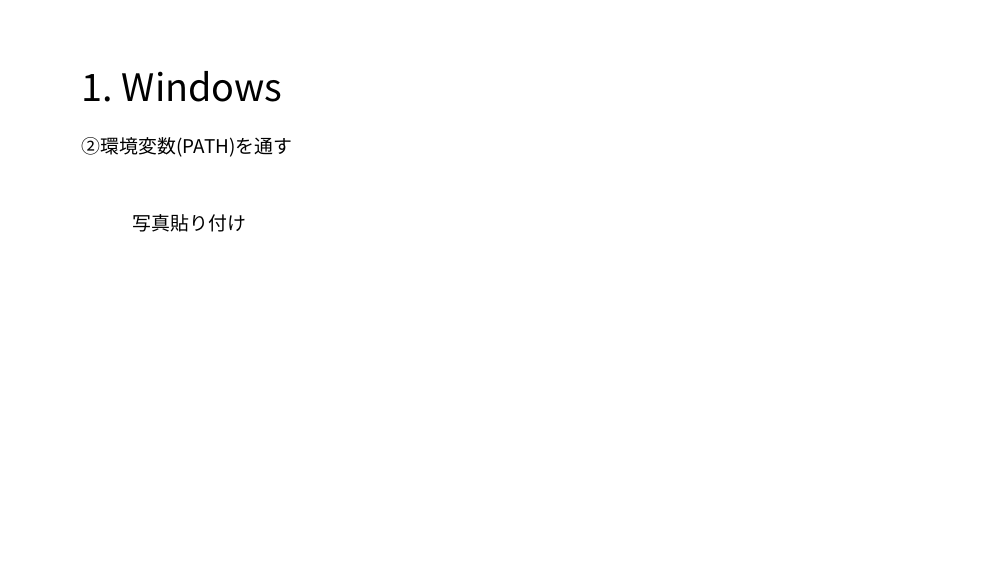
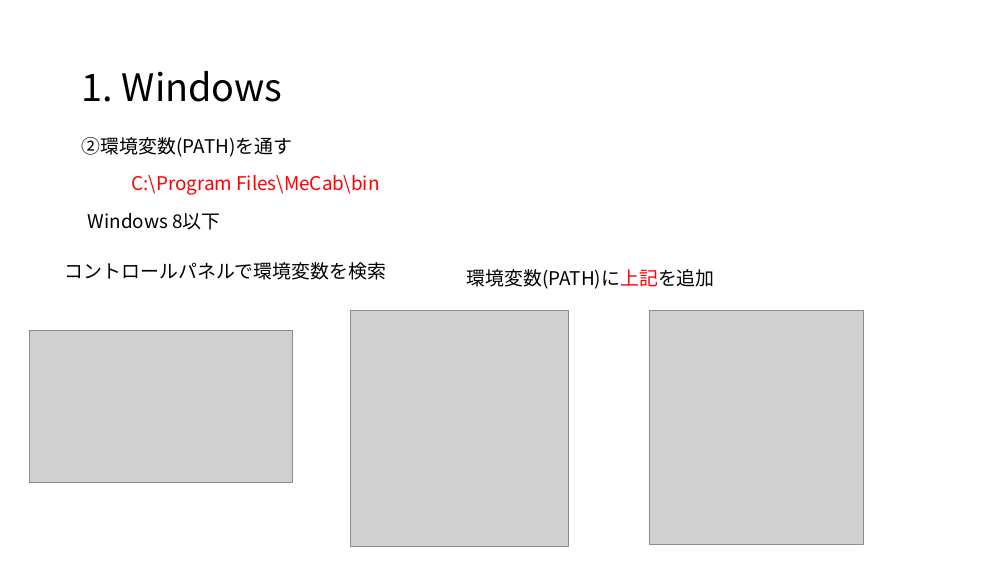
Before and after one commit to satetsu007/NLP_test, a slide deck: slide 5 of doc/mecab.pptx. Drawn at 1008x567 pixels with LibreOffice and Linux fonts; fonts in the diff are those of the drawing; grey boxes stand for pictures. Boxes give left, top, right and bottom in pixels: in the first picture for what was removed or moved away, otherwise in the second. Text is boxed around its words. In the diff, an @@ line names an element or a change of style, - is before the commit and + after.

```diff
--- a/doc/mecab.pptx
+++ b/doc/mecab.pptx
@@ text at [131,175,379,195]: text changed; text colour #000000 to #FF0000 @@
-写真貼り付け
+C:\Program Files\MeCab\bin
@@ text added at [88,213,220,230], 18 pt, text #000000 @@
+Windows 8以下
@@ text added at [65,262,386,280], 18 pt, text #000000 @@
+コントロールパネルで環境変数を検索
@@ text added at [467,269,715,289], 18 pt, text #000000 @@
+環境変数(PATH)に上記を追加
@@ picture added at [350,311,569,547] @@
@@ picture added at [649,311,864,545] @@
@@ picture added at [29,330,292,482] @@
```
Also in this commit, not shown: 6 other slides changed, 2 slides added, 1 other file.
